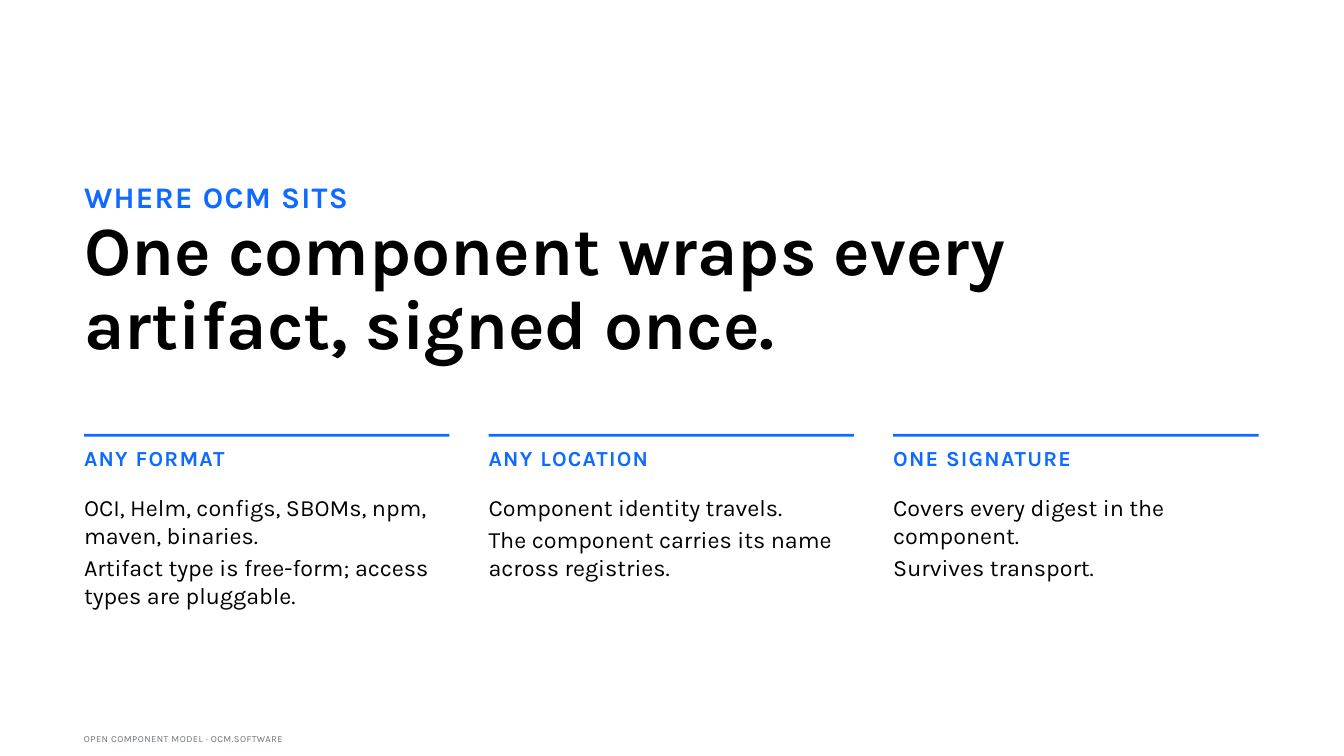
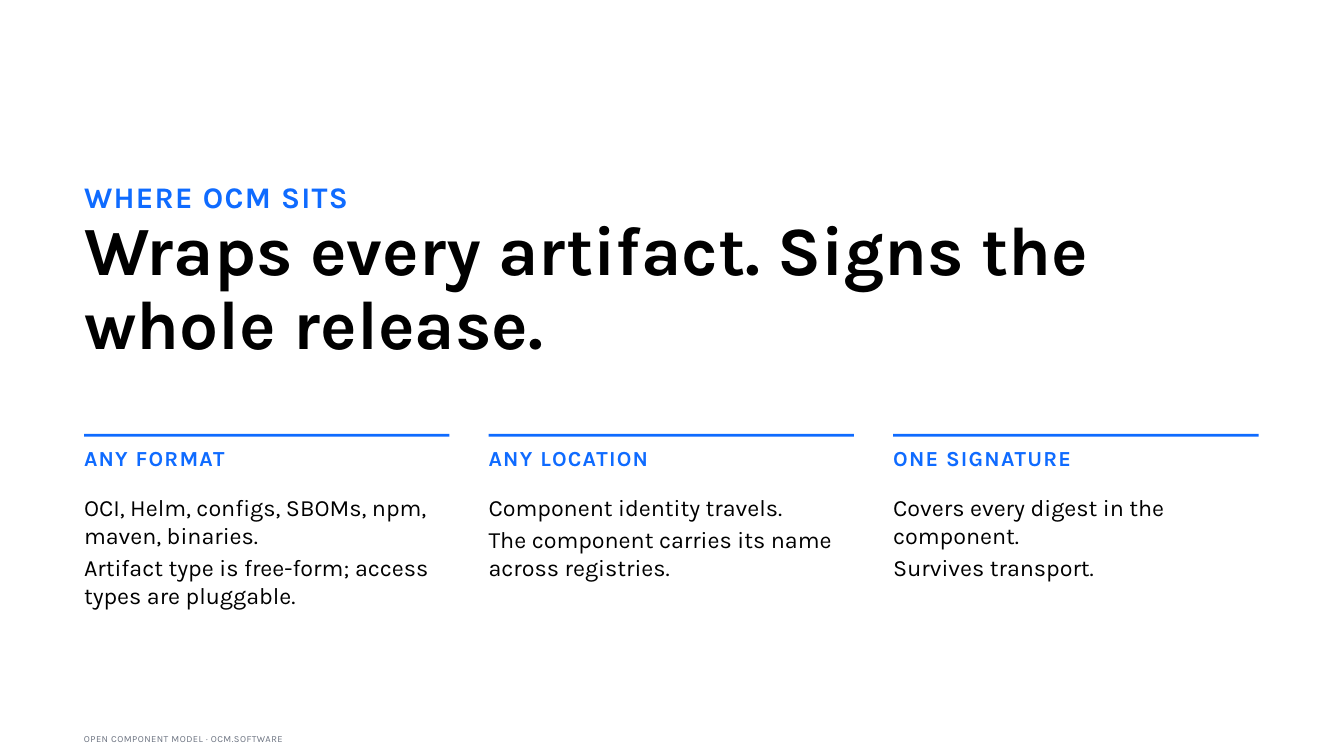
Before and after one commit to morri-son/open-component-model, a slide deck: slide 4 of docs/community/marketing/decks/architect-phase2a/OCM-Story-Architect-External.pptx. Drawn at 1344x756 pixels with LibreOffice and Linux fonts; fonts in the diff are those of the drawing. Boxes give left, top, right and bottom in pixels: in the first picture for what was removed or moved away, otherwise in the second. Text is boxed around its words. In the diff, an @@ line names an element or a change of style, - is before the commit and + after.

```diff
--- a/docs/community/marketing/decks/architect-phase2a/OCM-Story-Architect-External.pptx
+++ b/docs/community/marketing/decks/architect-phase2a/OCM-Story-Architect-External.pptx
@@ title at (x1=84, y1=226, x2=1089, y2=350): text changed @@
-One component wraps every artifact, signed once.
+Wraps every artifact. Signs the whole release.
```
Also in this commit, not shown: 12 other slides changed, 17 other files.
